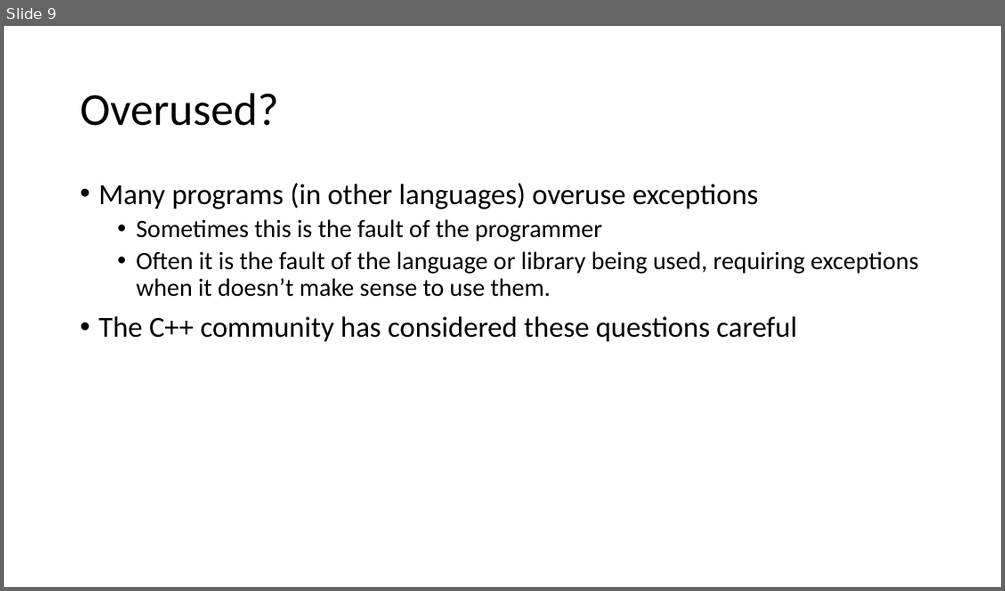
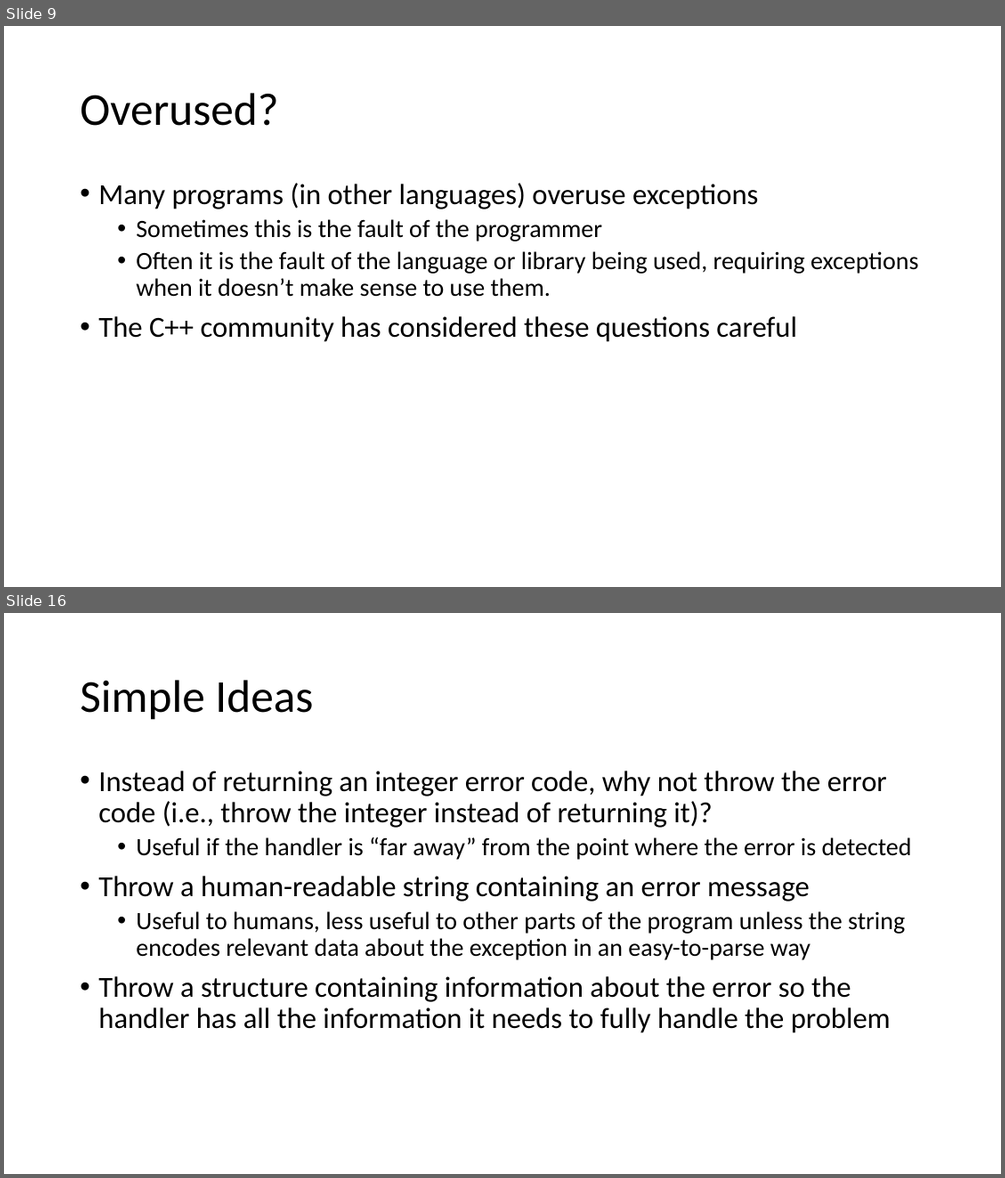
Before and after one commit to pchapin/cpp, a slide deck: Presentations/Exceptions.pptx. Shown one above the other, each under a label of ours: slide 9 before the commit, slides 9 and 16 after it; the slides between them are not shown. The pictures are 1005x591 and 1005x1178 pixels, drawn with LibreOffice and Linux fonts; fonts in the diff are those of the drawing. Boxes give left, top, right and bottom in pixels: in the first picture for what was removed or moved away, otherwise in the second. Text is boxed around its words. In the diff, an @@ line names an element or a change of style, - is before the commit and + after.

Commit message:
Updates to the exceptions presentation.

```diff
--- a/Presentations/Exceptions.pptx
+++ b/Presentations/Exceptions.pptx
@@ slide 16 added at [4, 613, 1001, 1174], background #FFFFFF @@
@@ title added at [80, 680, 313, 720], 44 pt, text #000000 @@
+Simple Ideas
@@ text added at [98, 771, 912, 1033], 28 pt, text #000000 @@
+• Instead of returning an integer error code, why not throw the error code (i.e., throw the integer instead of returning it)?
+  • Useful if the handler is “far away” from the point where the error is detected
+• Throw a human-readable string containing an error message
+  • Useful to humans, less useful to other parts of the program unless the string encodes relevant data about the exception in an easy-to-parse way
+• Throw a structure containing information about the error so the handler has all the information it needs to fully handle the problem
```
Also in this commit, not shown: 1 slide changed, 16 other slides added.
